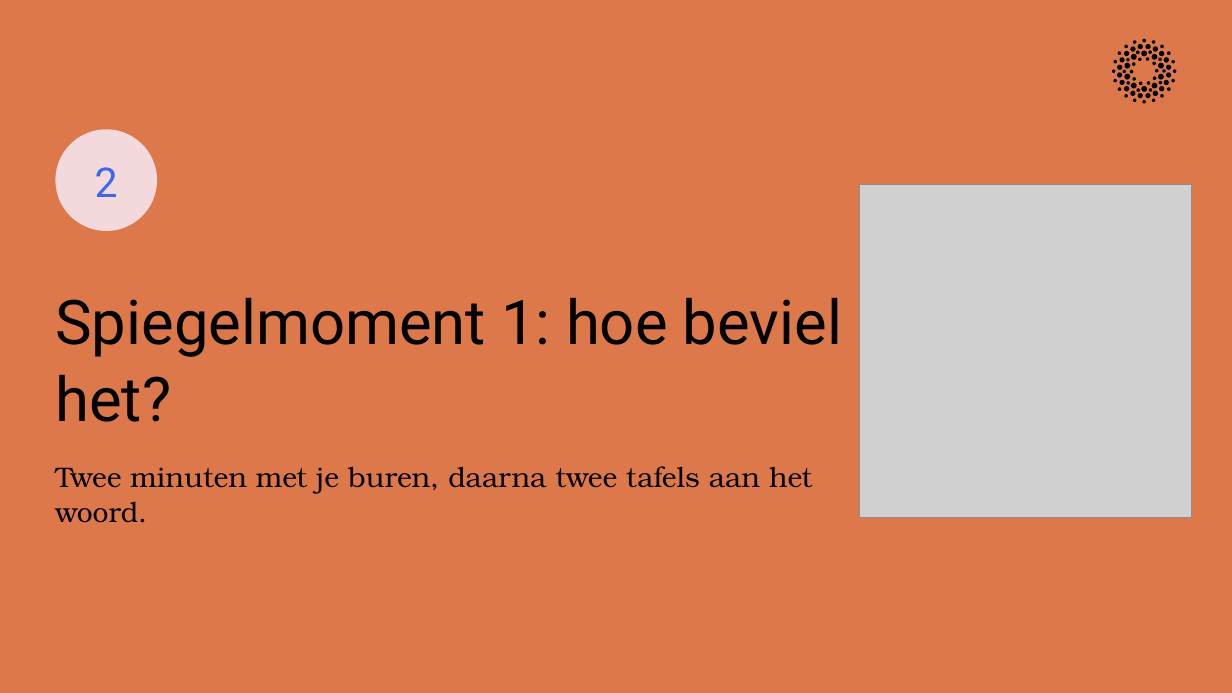
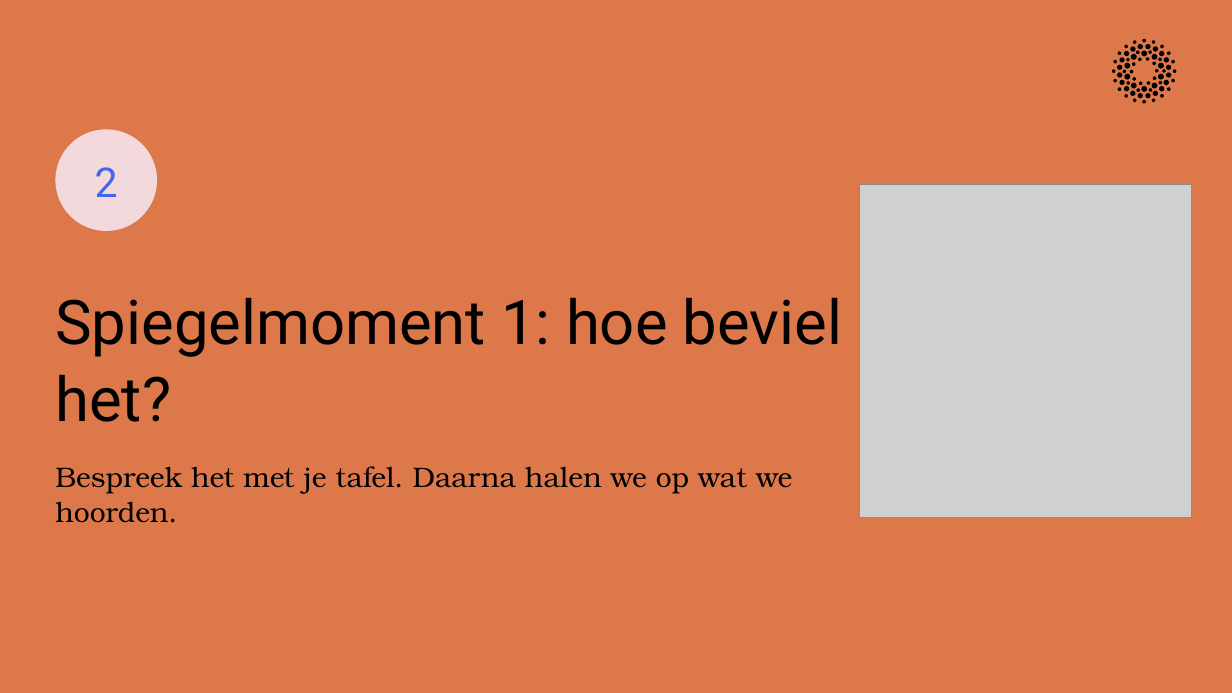
Before and after one commit to cedanl/clidev-presentaties, a slide deck: slide 13 of exports/261029_dair_onderwijsdata/261029_dair_onderwijsdata.pptx (slide 12 before the commit). Drawn at 1232x693 pixels with LibreOffice and Linux fonts; fonts in the diff are those of the drawing; grey boxes stand for pictures. Boxes give left, top, right and bottom in pixels: in the first picture for what was removed or moved away, otherwise in the second. Text is boxed around its words. In the diff, an @@ line names an element or a change of style, - is before the commit and + after.

```diff
--- a/exports/261029_dair_onderwijsdata/261029_dair_onderwijsdata.pptx
+++ b/exports/261029_dair_onderwijsdata/261029_dair_onderwijsdata.pptx
@@ text at (55, 466, 792, 523): text changed @@
-Twee minuten met je buren, daarna twee tafels aan het woord.
+Bespreek het met je tafel. Daarna halen we op wat we hoorden.
```
Also in this commit, not shown: 15 other slides changed, 4 slides added, 4 slides removed, 2 other files.
